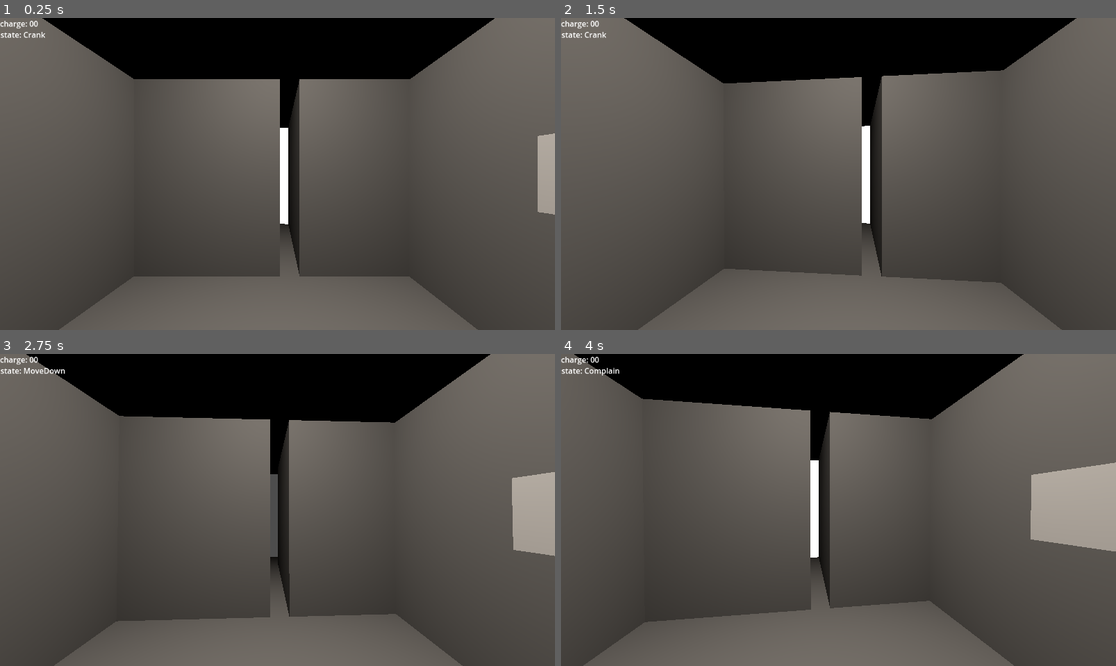
Above: before the commit, frames 1-4 (two rows, left to right).
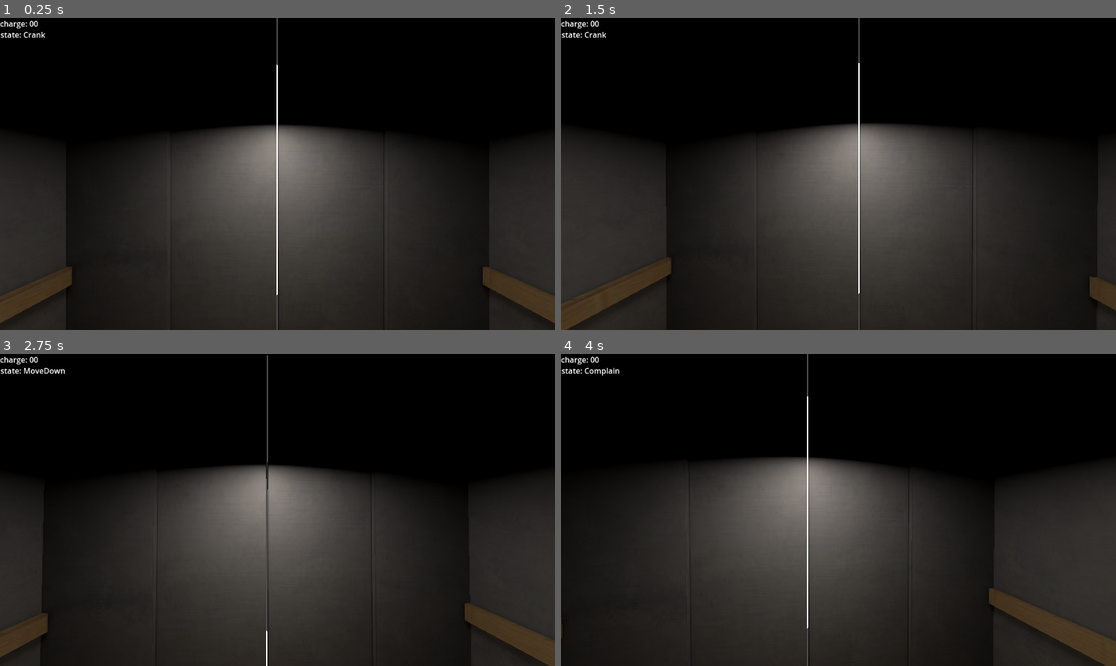
Above: after the commit, the same moments.

Repository: DerBrezel/elevator-pitch
Game: Godot game, scene res://scene_elevator_test.tscn
The game is run twice, just before and just after one commit, with the same random seed, the same clock (stepped at 60 frames per second) and the same inputs.
Inputs (mouse positions are in pixels of both pictures, inside the frame that each line leads up to):
- Up to frame 1 (0.25 s): no input
- Up to frame 2 (1.5 s): tap Enter at 0.5 s; move the mouse to (866, 174) at 0.52 s; hold 1 (1) 0.53-1.28 s; tap 2 (2) at 0.8, 1.35 s; tap Space at 1.25 s; move the mouse to (810, 174) at 1.27 s
- Up to frame 3 (2.75 s): tap 3 (3) at 1.55 s; move the mouse to (288, 503) at 2.02 s; hold 3 (3) from 2.03 s (still down); tap 4 (4) at 2.3 s
- Up to frame 4 (4 s): tap Enter at 2.75 s; move the mouse to (832, 516) at 2.77 s; release 3 (3) at 2.78 s; tap 4 (4) at 2.85 s; tap 5 (5) at 3.05 s; tap Space at 3.5 s; move the mouse to (877, 513) at 3.52 s; hold 5 (5) from 3.53 s (still down); tap 6 (6) at 3.8 s

The runs differ from the first frame. In frame 1, 71% of the frame differs, in the area x 0-100%, y 0-100%; in frame 2, 72%; in frame 3, 70%; in frame 4, 72%.

Commit message:
feat: add elevator.

Diff:
--- /dev/null
+++ b/elevator/elevator_asset.tscn
@@ -0,0 +1,8 @@
+[gd_scene load_steps=2 format=3 uid="uid://cvmylqt8wdnhd"]
+
+[ext_resource type="PackedScene" uid="uid://bfweulgvjol77" path="res://assets/elevator-low-poly-animated/source/Elevator.glb" id="1_eggyu"]
+
+[node name="ElevatorAsset" type="Node3D"]
+
+[node name="Elevator" parent="." instance=ExtResource("1_eggyu")]
+transform = Transform3D(0.5, 0, 0, 0, 0.5, 0, 0, 0, 0.5, 0, 0, 0)
--- a/scene_elevator_test.tscn
+++ b/scene_elevator_test.tscn
@@ -9,6 +9,7 @@
 [ext_resource type="PackedScene" uid="uid://cemfkyb0f4ip1" path="res://elevator/scenes/ui_label_debug_charge.tscn" id="5_t11yy"]
 [ext_resource type="PackedScene" uid="uid://cynltp4ml51my" path="res://elevator/scenes/elevator_door_light.tscn" id="6_1465r"]
 [ext_resource type="Script" path="res://elevator/scenes/ui_label_debug_state.gd" id="8_wlwx0"]
+[ext_resource type="PackedScene" uid="uid://cvmylqt8wdnhd" path="res://elevator/elevator_asset.tscn" id="10_x0dac"]
 
 [node name="World" type="Node3D"]
 
@@ -19,8 +20,10 @@
 [node name="SateMachine" parent="." instance=ExtResource("1_4hve4")]
 
 [node name="CSGBox3D" parent="." instance=ExtResource("1_jxdub")]
+visible = false
 
 [node name="MainCamera" parent="." instance=ExtResource("2_6blki")]
+transform = Transform3D(1, 0, 0, 0, 1, 0, 0, 0, 1, 0, 0.635, 0.66)
 
 [node name="WorldEnvironment" parent="." instance=ExtResource("3_lr5sk")]
 
@@ -32,7 +35,7 @@
 spot_angle = 84.1
 
 [node name="Crank" parent="." instance=ExtResource("4_otdx4")]
-transform = Transform3D(0.15, 0, 0, 0, 0.15, 0, 0, 0, 0.15, 0.588187, 0, 0)
+transform = Transform3D(0.15, 0, 0, 0, 0.15, 0, 0, 0, 0.15, 0.702997, 0.542868, 0.635082)
 
 [node name="UI" type="CanvasLayer" parent="."]
 
@@ -55,4 +58,7 @@
 script = ExtResource("8_wlwx0")
 
 [node name="ElevatorDoorLight" parent="." instance=ExtResource("6_1465r")]
-transform = Transform3D(1, 0, 0, 0, 1, 0, 0, 0, 1, 0.0823034, 0, -2.01636)
+transform = Transform3D(1, 0, 0, 0, 1, 0, 0, 0, 1, -0.287194, 0.591241, -1.05647)
+
+[node name="ElevatorAsset" parent="." instance=ExtResource("10_x0dac")]
+transform = Transform3D(-1, 0, -8.74228e-08, 0, 1, 0, 8.74228e-08, 0, -1, 0, -0.501, 0.63)
Binary file added: assets/elevator-low-poly-animated/source/Elevator.glb
Not shown, added: assets/elevator-low-poly-animated/source/Elevator.glb.import
Binary file added: assets/elevator-low-poly-animated/source/Elevator_elevator-merged_Bake1_CyclesBake_COMBINED.jpg
Not shown, added: assets/elevator-low-poly-animated/source/Elevator_elevator-merged_Bake1_CyclesBake_COMBINED.jpg.import
Binary file added: assets/elevator-low-poly-animated/textures/elevator-merged_Bake1_CyclesBake_COMBINED_0.jpeg
Not shown, added: assets/elevator-low-poly-animated/textures/elevator-merged_Bake1_CyclesBake_COMBINED_0.jpeg.import
Not shown: 1 places in scene_elevator_test.tscn that only renumber resources
